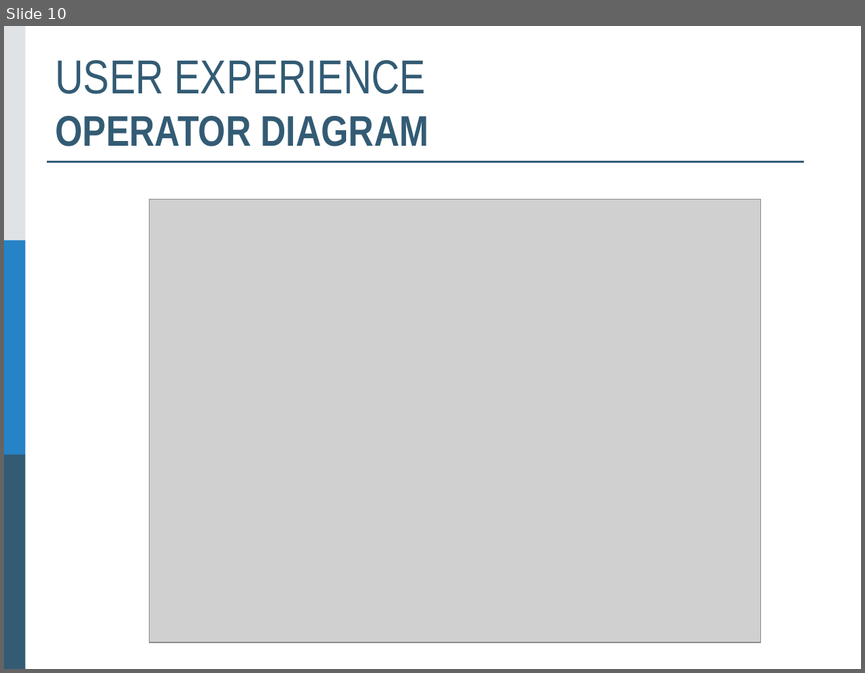
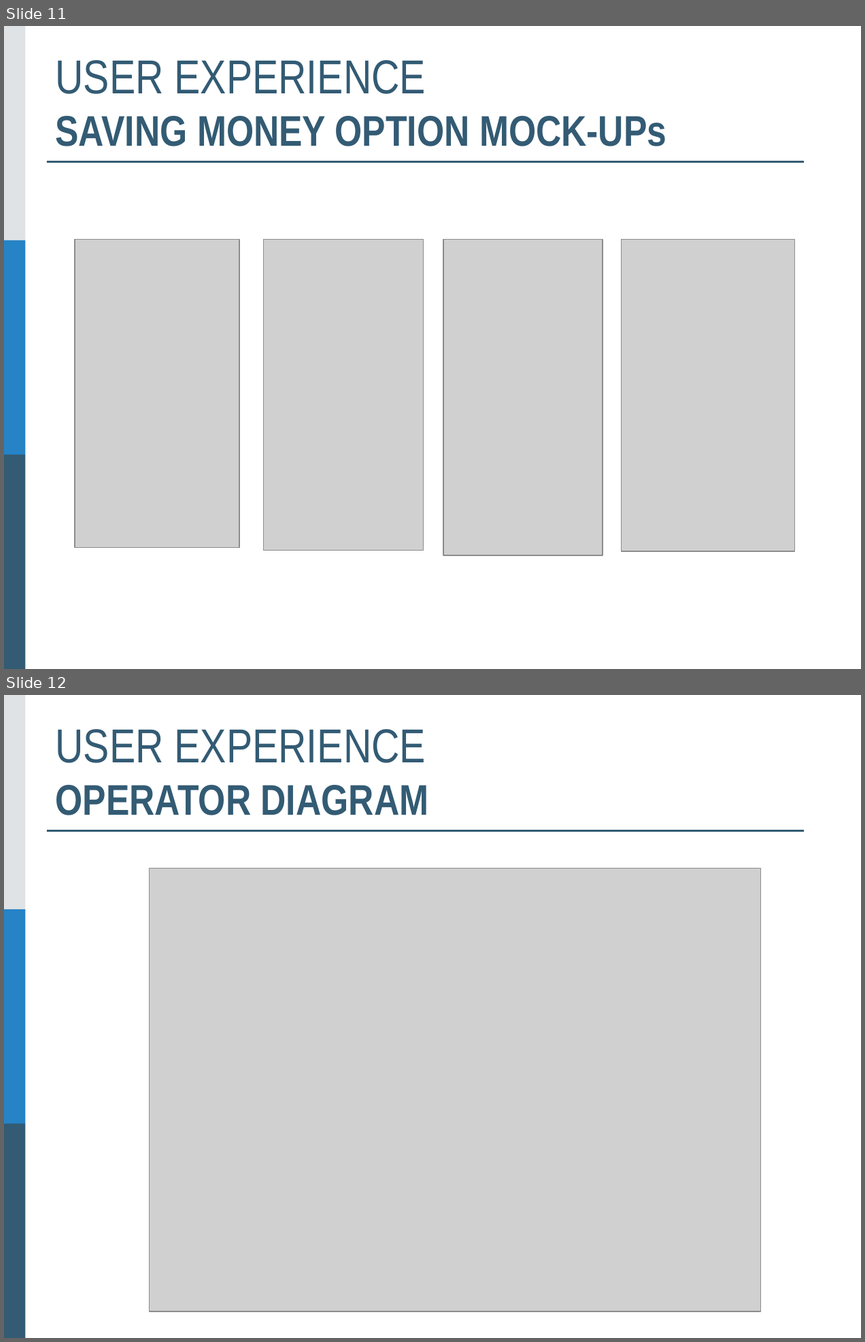
Before and after one commit to sergioCap/SE2project, a slide deck: 2_DesignDocument/presentation/SE2_DD_slides_SergioSoheilErica.pptx. Shown one above the other, each under a label of ours: slide 10 before the commit, slides 11 and 12 after it. The pictures are 865x673 and 865x1342 pixels, drawn with LibreOffice and Linux fonts; fonts in the diff are those of the drawing; grey boxes stand for pictures. Boxes give left, top, right and bottom in pixels: in the first picture for what was removed or moved away, otherwise in the second. Text is boxed around its words. In the diff, an @@ line names an element or a change of style, - is before the commit and + after.

```diff
--- a/2_DesignDocument/presentation/SE2_DD_slides_SergioSoheilErica.pptx
+++ b/2_DesignDocument/presentation/SE2_DD_slides_SergioSoheilErica.pptx
@@ slide 11 added at [4, 26, 861, 669], background #FFFFFF; not listed: 4 template elements that a slide beside it also shows @@
@@ title added at [56, 60, 666, 146], 36 pt, text #335B74, bold @@
+USER EXPERIENCE
+SAVING MONEY OPTION MOCK-UPs
@@ picture added at [75, 240, 239, 547] @@
@@ picture added at [264, 240, 424, 550] @@
@@ picture added at [443, 240, 603, 554] @@
@@ picture added at [621, 240, 794, 551] @@
@@ what was slide 10 is now slide 12 @@
```
Also in this commit, not shown: 2 slides changed, 2 other slides added, 1 slide removed.
